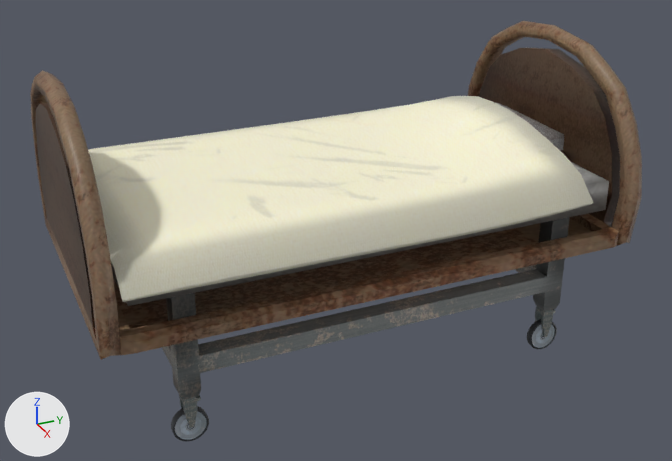
A saved change to the FBX model Assets/3DArt/Objects/Level1/Bed.fbx.
One viewpoint serves both versions: a 50 mm camera at (0.267, 0.005, 0.0967) aimed at (0.0761, 0.0909, 0.0012). Arrows for +X, +Y and +Z are at lower left; the lights stay in place. Where no turn or scale is listed for an object, it has been applied to the vertices. Vertices at the same position are counted once.
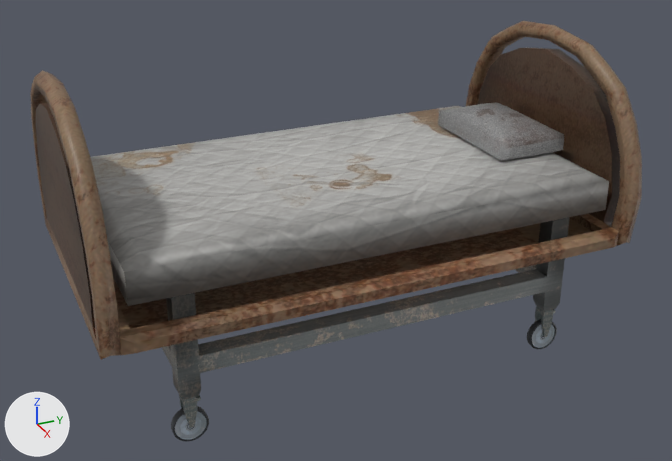
Where the newer file only moved an object's origin or applied its transform, the numbers keep the older frame.

Location of each change, (x1, y1, x2, y2) in pixels of the pictures (672 x 461 px):
'polySurface176', added
    after: (90, 106, 609, 306)
'polySurface177', added
    after: (438, 102, 564, 160)
part 1 of me_mesh, deleted
    before: (88, 96, 594, 302)

The change, as a diff of the scene's bpy script:
```diff
--- a/Assets/3DArt/Objects/Level1/Bed.fbx.py
+++ b/Assets/3DArt/Objects/Level1/Bed.fbx.py
@@ me_mesh @@
 me_mesh.from_pydata(...)  # 1607 vertices, 1527 faces; spans x -0.0391..0.0391, y -0.0646..0.0646, z -0.0377..0.0377
 # used by ob_polysurface226; location = (0.0729, 0.0911, 0.0079)
+# me_mesh part 1: the loose piece of 188 vertices spanning x -0.0391..0.0391, y -0.0598..0.0493, z 0.0038..0.0183 is deleted
 me_mesh.materials.append(mat_bed)
-me_mesh.materials.append(mat_bed_mattress)  # picture img_texture_bed_sheet_tga
@@ me_mesh_001 @@
+me_mesh_001.from_pydata(...)  # 92 vertices, 77 faces; spans x -0.0153..0.0153, y -0.0093..0.0093, z -0.0035..0.0035
+me_mesh_001.materials.append(mat_bed_mattress)  # picture img_texture_bed_sheet_tga
@@ me_mesh_1 @@
+me_mesh_1.from_pydata(...)  # 12 vertices, 10 faces; spans x -0.0325..0.0325, y -0.0578..0.0578, z -0.0046..0.0046
+me_mesh_1.materials.append(mat_bed_mattress)  # picture img_texture_bed_sheet_tga
@@ ob_polysurface177 @@
+ob_polysurface177 = bpy.data.objects.new('polySurface177', me_mesh_001)
+ob_polysurface177.location = (0.0729, 0.1387, 0.0211)
@@ ob_polysurface176 @@
+ob_polysurface176 = bpy.data.objects.new('polySurface176', me_mesh_1)
+ob_polysurface176.location = (0.0727, 0.0911, 0.0125)
```
